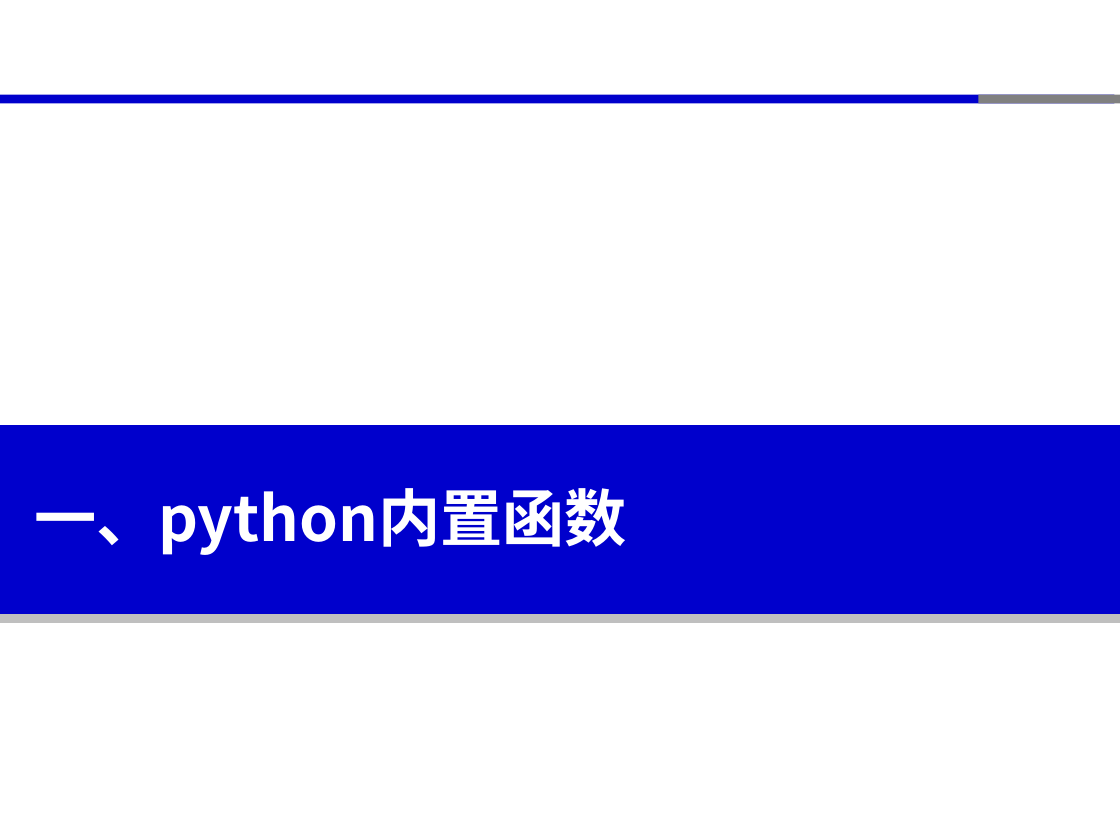
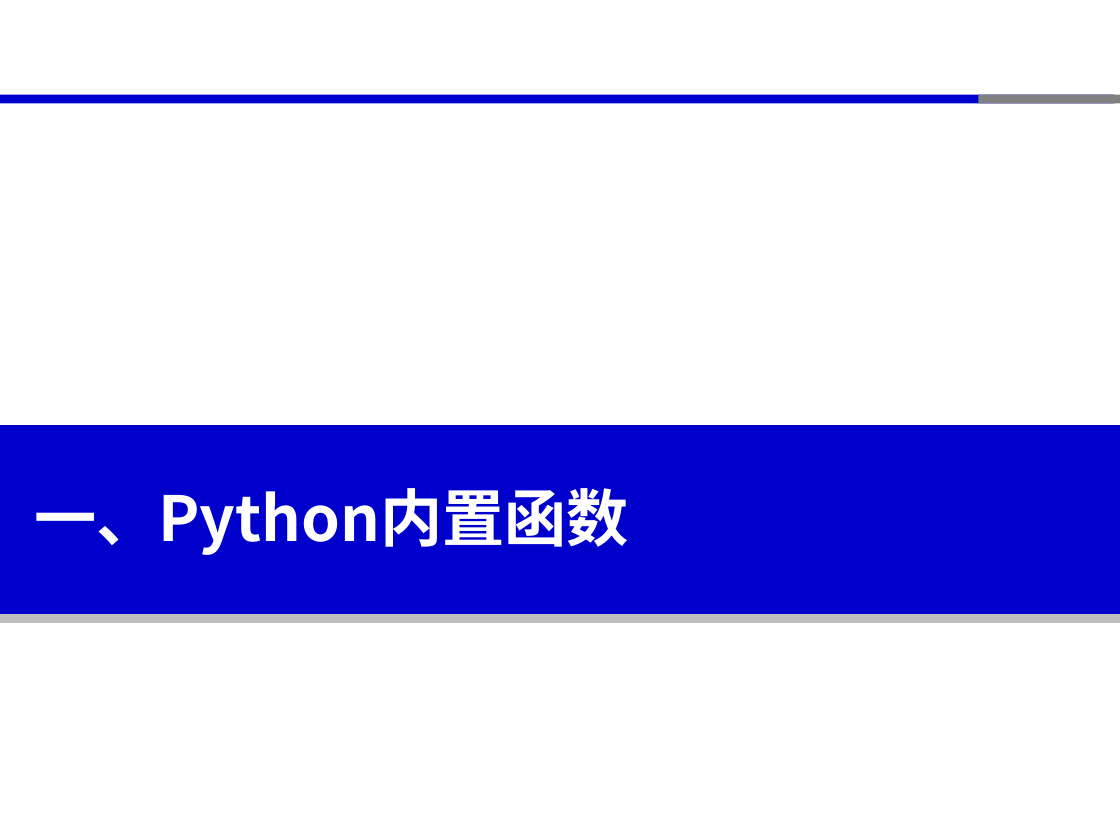
Before and after one commit to xinluo2018/spatial-data-processing, a slide deck: slide 3 of 第2章-Python程序设计基础/第3节-python库调用-2课时.pptx. Drawn at 1120x840 pixels with LibreOffice and Linux fonts; fonts in the diff are those of the drawing. Boxes give left, top, right and bottom in pixels: in the first picture for what was removed or moved away, otherwise in the second. Text is boxed around its words. In the diff, an @@ line names an element or a change of style, - is before the commit and + after.

```diff
--- a/第2章-Python程序设计基础/第3节-python库调用-2课时.pptx
+++ b/第2章-Python程序设计基础/第3节-python库调用-2课时.pptx
@@ text at [34,488,629,555]: text changed @@
-一、python内置函数
+一、Python内置函数
```
Also in this commit, not shown: 10 other slides changed, 20 other files.
